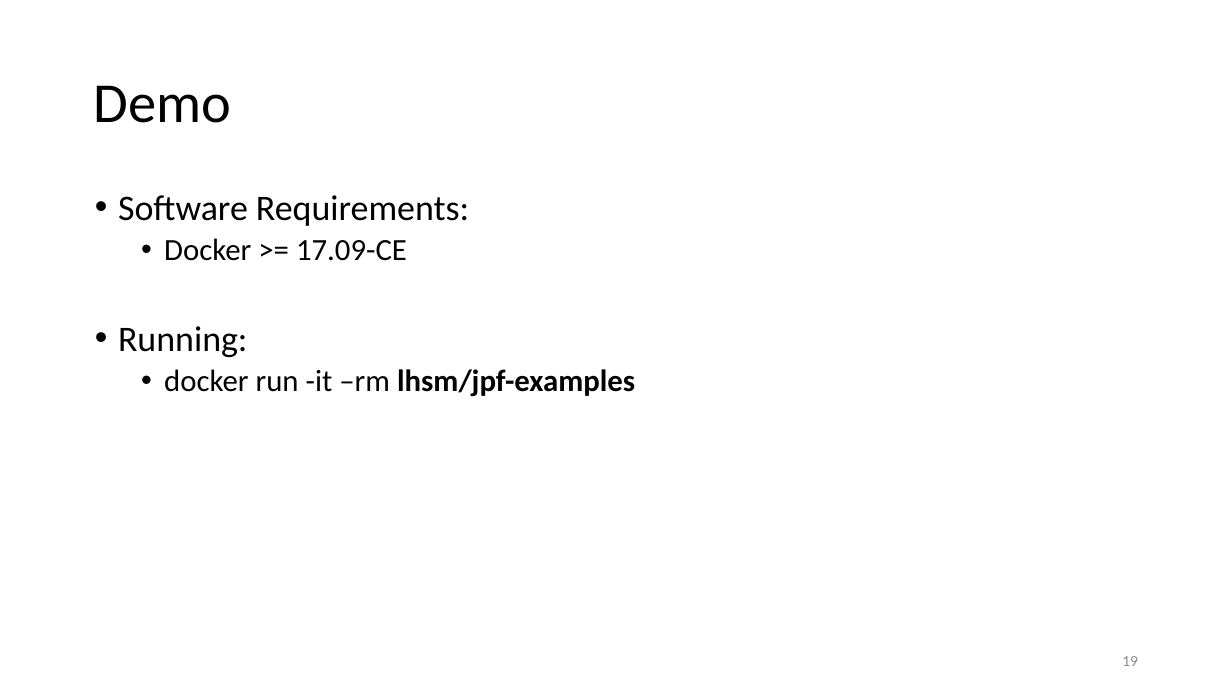
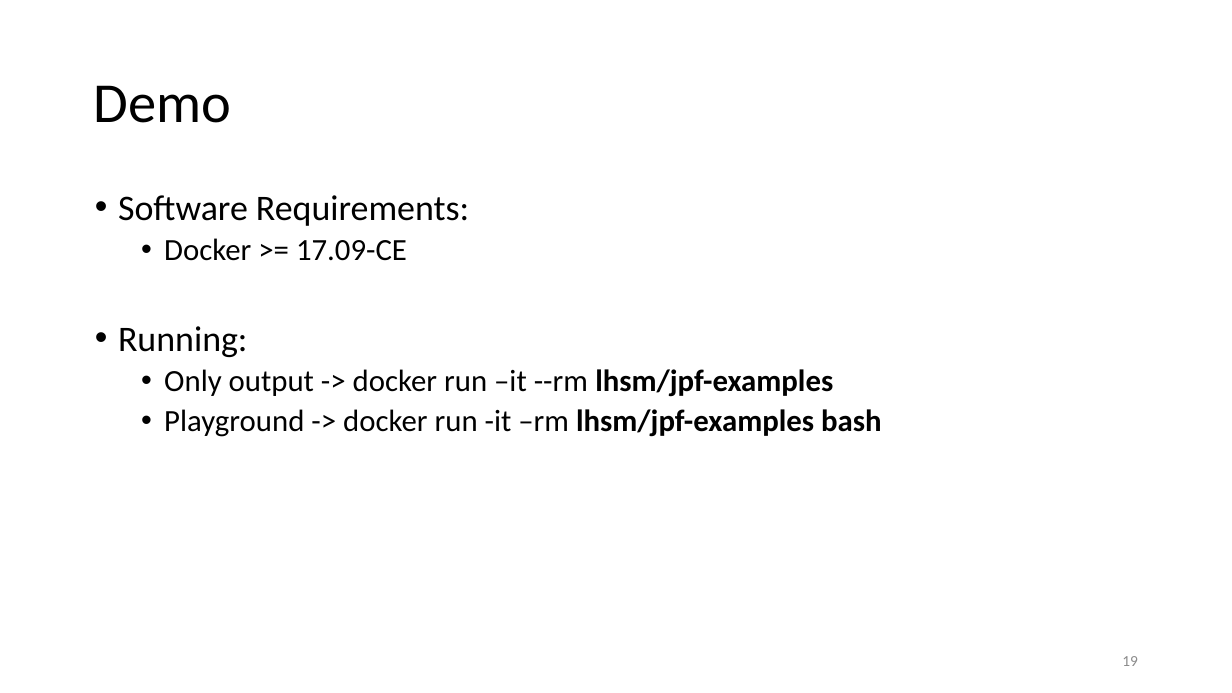
Before and after one commit to damorim/model-checking-tutorial, a slide deck: slide 19 of Program-Model-Checking.pptx. Drawn at 1232x693 pixels with LibreOffice and Linux fonts; fonts in the diff are those of the drawing. Boxes give left, top, right and bottom in pixels: in the first picture for what was removed or moved away, otherwise in the second. Text is boxed around its words. In the diff, an @@ line names an element or a change of style, - is before the commit and + after.

```diff
--- a/Program-Model-Checking.pptx
+++ b/Program-Model-Checking.pptx
@@ text at bbox=[164, 369, 881, 437]: text changed; bold off @@
-  • docker run -it –rm lhsm/jpf-examples
+  • Only output -> docker run –it --rm lhsm/jpf-examples
+  • Playground -> docker run -it –rm lhsm/jpf-examples bash
```
Also in this commit, not shown: 4 other slides changed, 1 other file.
